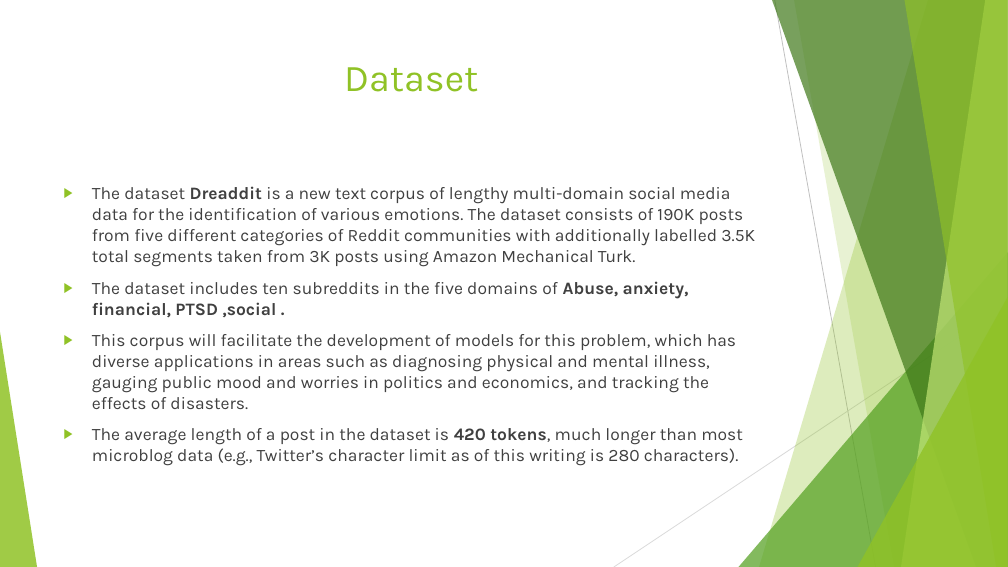
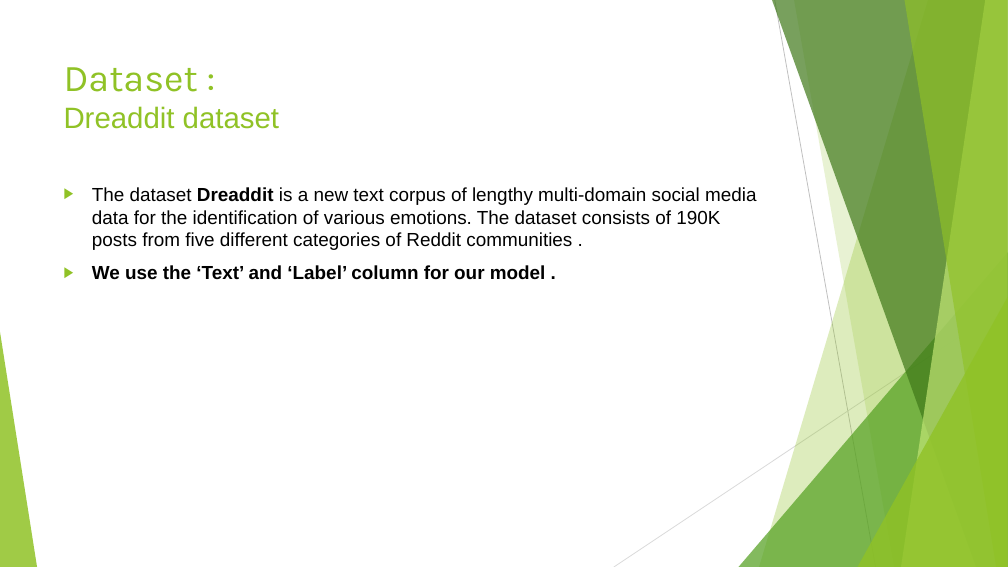
Before and after one commit to JanhaviSoni/Emotion-Recognition-for-Counselling, a slide deck: slide 5 of Fine Grained Emotion Recognition for Counselling.pptx (slide 2 before the commit). Drawn at 1008x567 pixels with LibreOffice and Linux fonts; fonts in the diff are those of the drawing. Boxes give left, top, right and bottom in pixels: in the first picture for what was removed or moved away, otherwise in the second. Text is boxed around its words. In the diff, an @@ line names an element or a change of style, - is before the commit and + after.

```diff
--- a/Fine Grained Emotion Recognition for Counselling.pptx
+++ b/Fine Grained Emotion Recognition for Counselling.pptx
@@ title at bbox=[64, 67, 279, 129]: text changed; size 36 to 28 pt; font Karla to Arial @@
-Dataset
+Dataset :
+Dreaddit dataset
@@ text at bbox=[92, 187, 756, 280]: text changed; size 16.6 to 18 pt; font Karla to Arial; text colour #404040 to #000000 @@
-▶ The dataset Dreaddit is a new text corpus of lengthy multi-domain social media data for the identification of various emotions. The dataset consists of 190K posts from five different categories of Reddit communities with additionally labelled 3.5K total segments taken from 3K posts using Amazon Mechanical Turk.
-▶ The dataset includes ten subreddits in the five domains of Abuse, anxiety, financial, PTSD ,social .
-▶ This corpus will facilitate the development of models for this problem, which has diverse applications in areas such as diagnosing physical and mental illness, gauging public mood and worries in politics and economics, and tracking the effects of disasters.
-▶ The average length of a post in the dataset is 420 tokens, much longer than most microblog data (e.g., Twitter’s character limit as of this writing is 280 characters).
+▶ The dataset Dreaddit is a new text corpus of lengthy multi-domain social media data for the identification of various emotions. The dataset consists of 190K posts from five different categories of Reddit communities .
+▶ We use the ‘Text’ and ‘Label’ column for our model .
```
Also in this commit, not shown: 1 other slide changed, 6 slides added, 2 slides removed, 1 other file.
